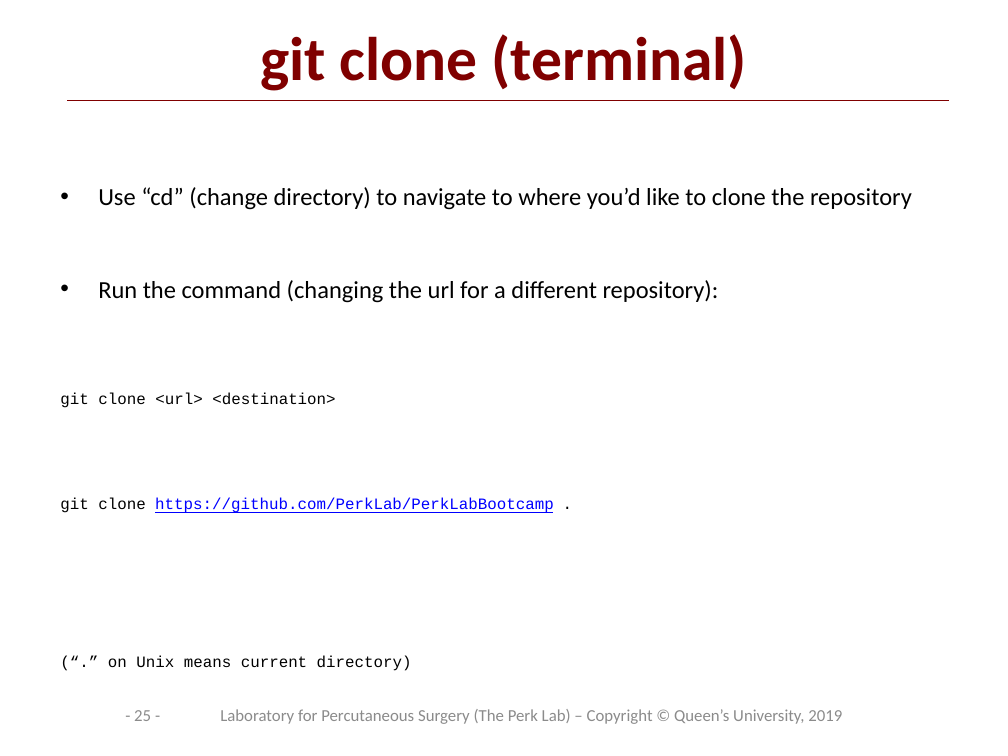
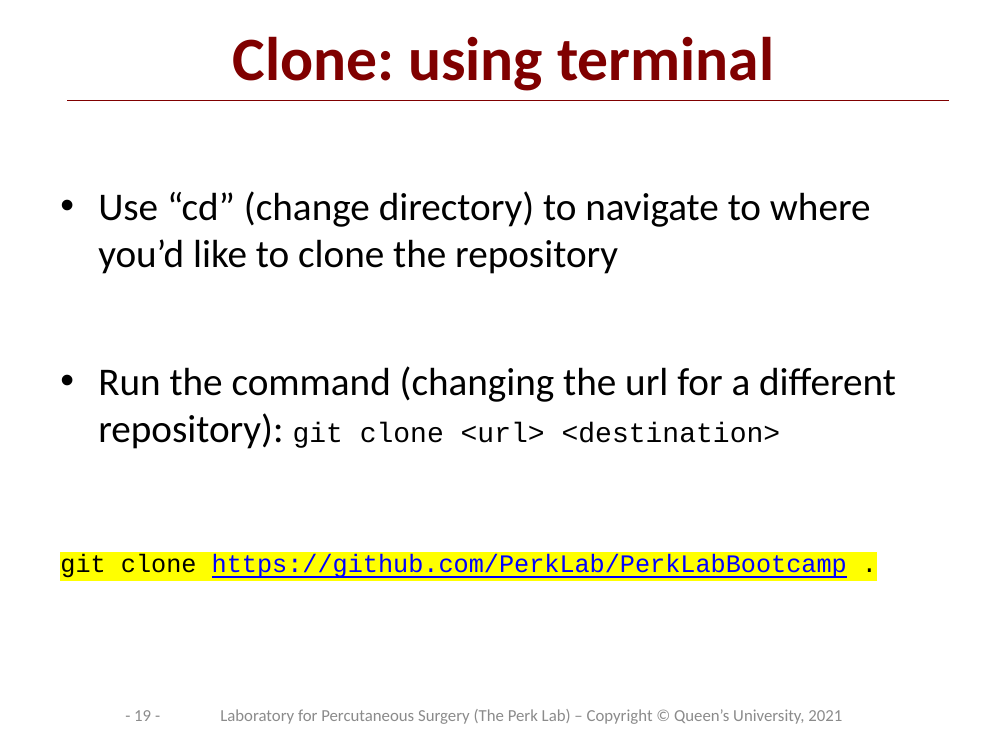
Before and after one commit to PerkLab/PerkLabBootcamp, a slide deck: slide 19 of Doc/day1_2_PerkLabProjectManagement.pptx (slide 25 before the commit). Drawn at 1008x756 pixels with LibreOffice and Linux fonts; fonts in the diff are those of the drawing; background and template pictures are left out. Boxes give left, top, right and bottom in pixels: in the first picture for what was removed or moved away, otherwise in the second. Text is boxed around its words. In the diff, an @@ line names an element or a change of style, - is before the commit and + after.

```diff
--- a/Doc/day1_2_PerkLabProjectManagement.pptx
+++ b/Doc/day1_2_PerkLabProjectManagement.pptx
@@ title at [233,36,774,91]: text changed @@
-git clone (terminal)
+Clone: using terminal
@@ text at [60,191,871,578]: size 17.5 to 28 pt in "Use “cd” (change directory) to navigate to ..."; size 11.2 to 18 pt, highlight none to #FFFF00 in "git clone https://github.com/PerkLab/PerkLabBootcamp ." @@
@@ text at [98,366,896,449]: text changed; size 17.5 to 28 pt @@
-• Run the command (changing the url for a different repository):
-git clone <url> <destination>
+• Run the command (changing the url for a different repository): git clone <url> <destination>
@@ text at [108,655,412,671]: paragraph removed @@
-(“.” on Unix means current directory)
@@ page number at [134,710,151,721]: text changed @@
-- 25 -
+- 19 -
@@ text at [220,709,842,724]: text changed @@
-Laboratory for Percutaneous Surgery (The Perk Lab) – Copyright © Queen’s University, 2019
+Laboratory for Percutaneous Surgery (The Perk Lab) – Copyright © Queen’s University, 2021
```
Also in this commit, not shown: 29 other slides changed, 6 slides added, 7 slides removed, 6 other files.
